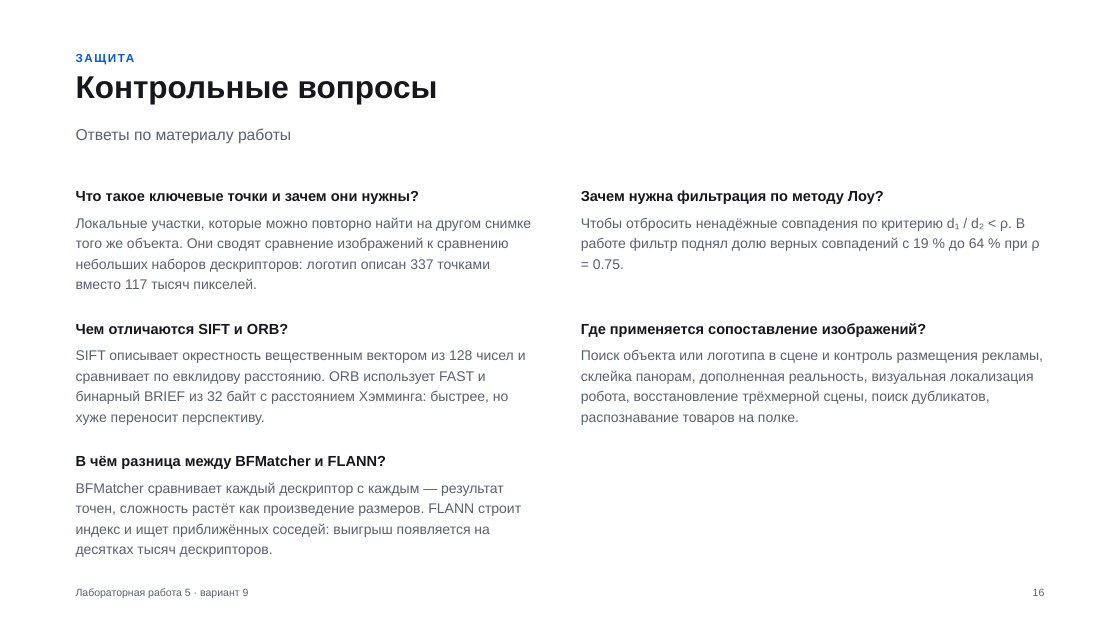
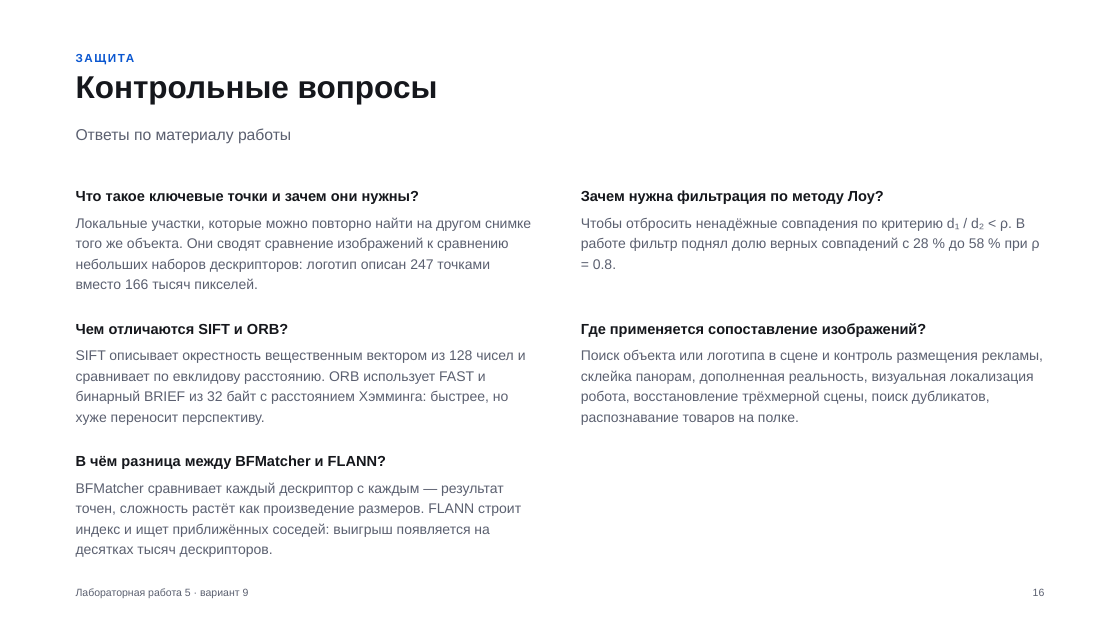
Before and after one commit to stepanshepilov/TSU_CV, a slide deck: slide 16 of lab5/Лабораторная_5_вариант_9.pptx. Drawn at 1120x630 pixels with LibreOffice and Linux fonts; fonts in the diff are those of the drawing. Boxes give left, top, right and bottom in pixels: in the first picture for what was removed or moved away, otherwise in the second. Text is boxed around its words. In the diff, an @@ line names an element or a change of style, - is before the commit and + after.

```diff
--- a/lab5/Лабораторная_5_вариант_9.pptx
+++ b/lab5/Лабораторная_5_вариант_9.pptx
@@ text at (76, 217, 531, 289): text changed @@
-Локальные участки, которые можно повторно найти на другом снимке того же объекта. Они сводят сравнение изображений к сравнению небольших наборов дескрипторов: логотип описан 337 точками вместо 117 тысяч пикселей.
+Локальные участки, которые можно повторно найти на другом снимке того же объекта. Они сводят сравнение изображений к сравнению небольших наборов дескрипторов: логотип описан 247 точками вместо 166 тысяч пикселей.
@@ text at (581, 218, 1040, 269): text changed @@
-Чтобы отбросить ненадёжные совпадения по критерию d₁ / d₂ < ρ. В работе фильтр поднял долю верных совпадений с 19 % до 64 % при ρ = 0.75.
+Чтобы отбросить ненадёжные совпадения по критерию d₁ / d₂ < ρ. В работе фильтр поднял долю верных совпадений с 28 % до 58 % при ρ = 0.8.
```
Also in this commit, not shown: 13 other slides changed, 2 slides added, 2 slides removed, 28 other files.
